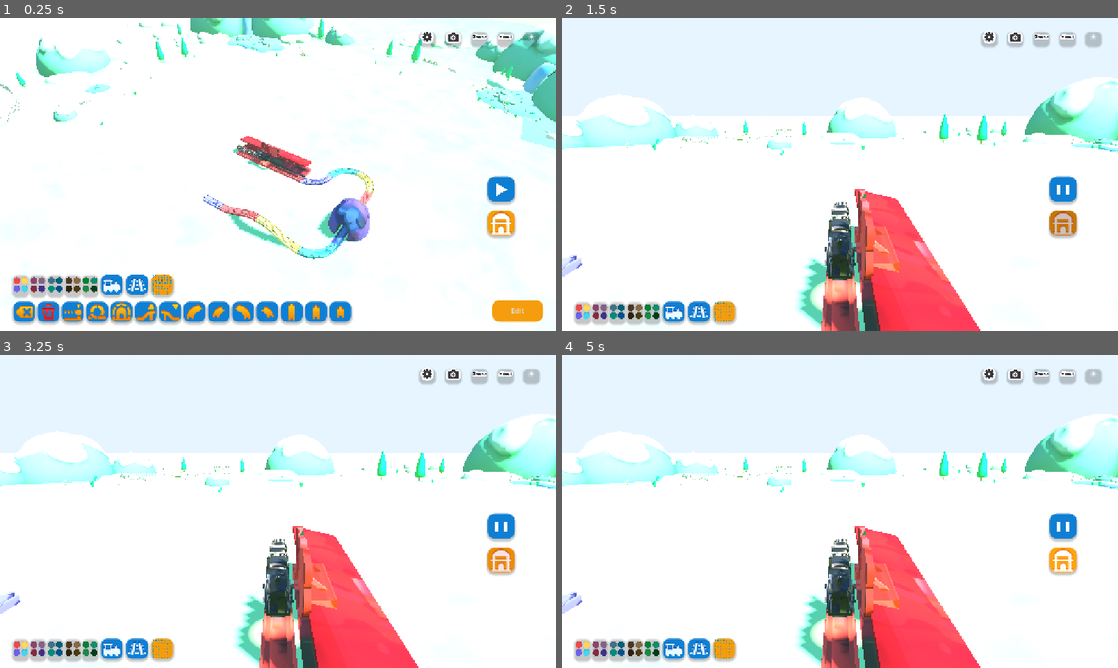
Above: before the commit, frames 1-4 (two rows, left to right).
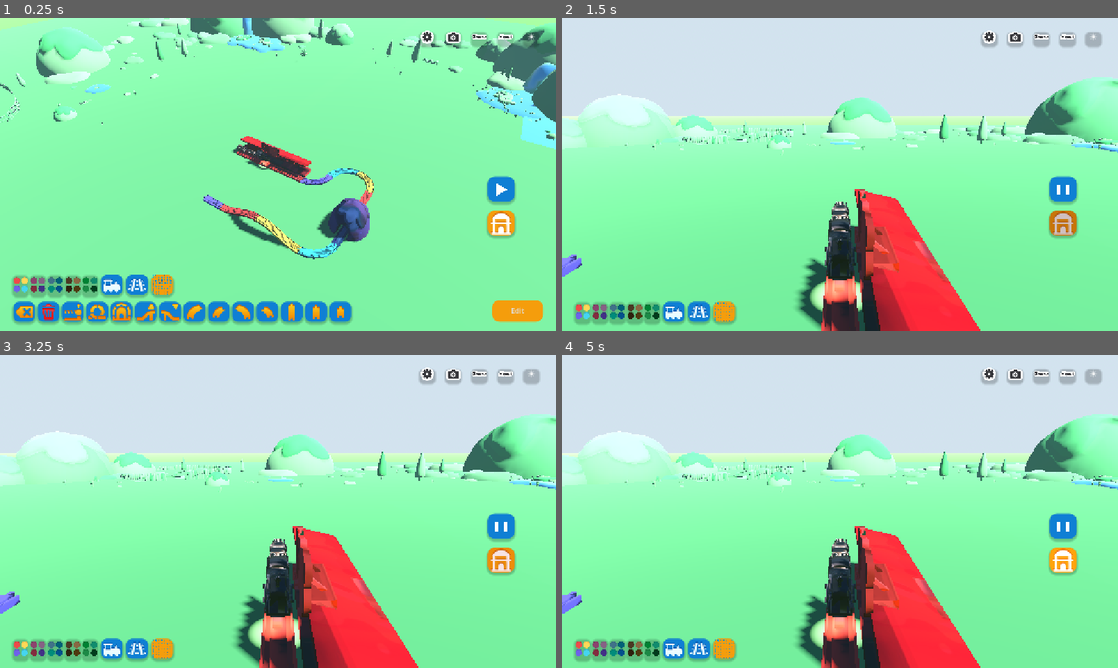
Above: after the commit, the same moments.

Repository: jqnote/choochoo
Game: Godot game, scene res://scenes/Main.tscn
The game is run twice, just before and just after one commit, with the same random seed, the same clock (stepped at 60 frames per second) and the same inputs.
Inputs (mouse positions are in pixels of both pictures, inside the frame that each line leads up to):
- Up to frame 1 (0.25 s): no input
- Up to frame 2 (1.5 s): tap Enter at 0.5 s; move the mouse to (962, 158) at 0.52 s; hold Right 0.53-1.25 s; tap R at 0.6 s; click (962, 158) at 0.67 s; tap Space at 0.77 s; drag from (728, 190) to (812, 237) at 1.27 s
- Up to frame 3 (3.25 s): move the mouse to (333, 442) at 2.02 s; hold Right 2.03-2.75 s; tap R at 2.1 s; drag from (250, 574) to (111, 464) at 2.77 s
- Up to frame 4 (5 s): move the mouse to (1006, 558) at 3.52 s; hold Left 3.53-4.25 s; tap R at 3.6 s; tap Space at 3.77 s; drag from (673, 464) to (756, 433) at 4.27 s

The runs differ from the first frame. In frame 1, 94% of the frame differs, in the area x 0-100%, y 0-100%; in frame 2, 69%; in frame 3, 69%; in frame 4, 69%.

Commit message:
Android export, shared links and the original terrain
* Android export preset (OpenGL ES 3.0 for the widest device support),
  plus macOS, Windows and Linux presets
* Correct UV scale for the terrain: the baked island map is sampled in
  model units, so the ground was showing as a flat average before
* Day/night and lighting tuned for the compatibility renderer
* Share links open the same layout on choochooworld.com

Diff:
--- a/project.godot
+++ b/project.godot
@@ -21,9 +21,12 @@
 [rendering]
 
 renderer/rendering_method="forward_plus"
+renderer/rendering_method.mobile="gl_compatibility"
+rendering_device/driver.android="opengl3"
 anti_aliasing/quality/msaa_3d=2
 lights_and_shadows/directional_shadow/soft_shadow_filter_quality=3
 textures/default_filters/anisotropic_filtering_level=2
+textures/vram_compression/import_etc2_astc=true
 
 [physics]
 
--- a/scripts/game.gd
+++ b/scripts/game.gd
@@ -21,6 +21,7 @@
 var _sky_material: ProceduralSkyMaterial
 var _night_ratio := 0.0
 var _night_target := 0.0
+var _compatibility := false
 
 
 func _ready() -> void:
@@ -123,10 +124,18 @@
 	env.background_mode = Environment.BG_SKY
 	env.sky = Sky.new()
 	env.sky.sky_material = _sky_material
-	env.ambient_light_source = Environment.AMBIENT_SOURCE_SKY
-	env.ambient_light_energy = 1.0
+	# The compatibility renderer (OpenGL ES on Android) gets its ambient light
+	# from the sky much more strongly, so it needs a gentler setup.
+	_compatibility = RenderingServer.get_current_rendering_method() == "gl_compatibility"
+	if _compatibility:
+		env.ambient_light_source = Environment.AMBIENT_SOURCE_COLOR
+		env.ambient_light_color = Color("#6f9ec4")
+		env.ambient_light_energy = 0.32
+	else:
+		env.ambient_light_source = Environment.AMBIENT_SOURCE_SKY
+		env.ambient_light_energy = 1.0
 	env.tonemap_mode = Environment.TONE_MAPPER_FILMIC
-	env.tonemap_exposure = 1.0
+	env.tonemap_exposure = 0.72 if _compatibility else 1.0
 	env.fog_enabled = true
 	env.fog_light_color = Color("#cfe9ff")
 	env.fog_density = 0.012
@@ -136,7 +145,7 @@
 
 	_sun = DirectionalLight3D.new()
 	_sun.rotation_degrees = Vector3(-48.0, 132.0, 0.0)
-	_sun.light_energy = 1.35
+	_sun.light_energy = 1.0 if _compatibility else 1.35
 	_sun.light_color = Color("#fff6e0")
 	_sun.shadow_enabled = true
 	_sun.directional_shadow_max_distance = 20.0
@@ -395,11 +404,13 @@
 	_sky_material.sky_horizon_color = day_horizon.lerp(night_horizon, t)
 	_sky_material.ground_horizon_color = Color("#bfe3b0").lerp(Color("#16204a"), t)
 	_sky_material.ground_bottom_color = Color("#6fae52").lerp(Color("#0b1230"), t)
-	_sun.light_energy = lerpf(1.35, 0.18, t)
+	_sun.light_energy = lerpf(0.95 if _compatibility else 1.35, 0.18, t)
 	_sun.light_color = Color("#fff6e0").lerp(Color("#9fb6ff"), t)
 	_sun.rotation_degrees = Vector3(lerpf(-48.0, -22.0, t), 132.0, 0.0)
 	var env := _environment.environment
-	env.ambient_light_energy = lerpf(1.0, 0.35, t)
+	if _compatibility:
+		env.ambient_light_color = Color("#6f9ec4").lerp(Color("#1a2350"), t)
+	env.ambient_light_energy = lerpf(0.32 if _compatibility else 1.0, 0.22, t)
 	env.fog_light_color = Color("#cfe9ff").lerp(Color("#141a44"), t)
 
 
--- a/scripts/landscape.gd
+++ b/scripts/landscape.gd
@@ -4,6 +4,9 @@
 ## grass, flowers, rocks, water and a wandering hot air balloon.
 ##
 ## The placement data comes from the original game's `landscapeData.json`.
+
+## The terrain's UVs are in model units; the baked map covers 3611 of them.
+const UV_SCALE := 1.0 / 3611.0
 
 const GROUND_COLOR := Color(0.44, 0.78, 0.36)
 const WATER_COLOR := Color(0.35, 0.68, 0.86)
@@ -116,13 +119,16 @@
 			"ground":
 				if ground_tex:
 					mat.albedo_texture = ground_tex
+				mat.uv1_scale = Vector3(UV_SCALE, UV_SCALE, 1.0)
 			"scene":
 				if scene_tex:
 					mat.albedo_texture = scene_tex
+				mat.uv1_scale = Vector3(UV_SCALE, UV_SCALE, 1.0)
 			"water":
 				mat.albedo_color = Color(0.36, 0.66, 0.85)
 				mat.roughness = 0.08
 				mat.metallic = 0.4
+				mat.uv1_scale = Vector3(UV_SCALE, UV_SCALE, 1.0)
 		mesh.material_override = mat
 		mesh.cast_shadow = GeometryInstance3D.SHADOW_CASTING_SETTING_OFF
 
Not shown, added: export_presets.cfg
